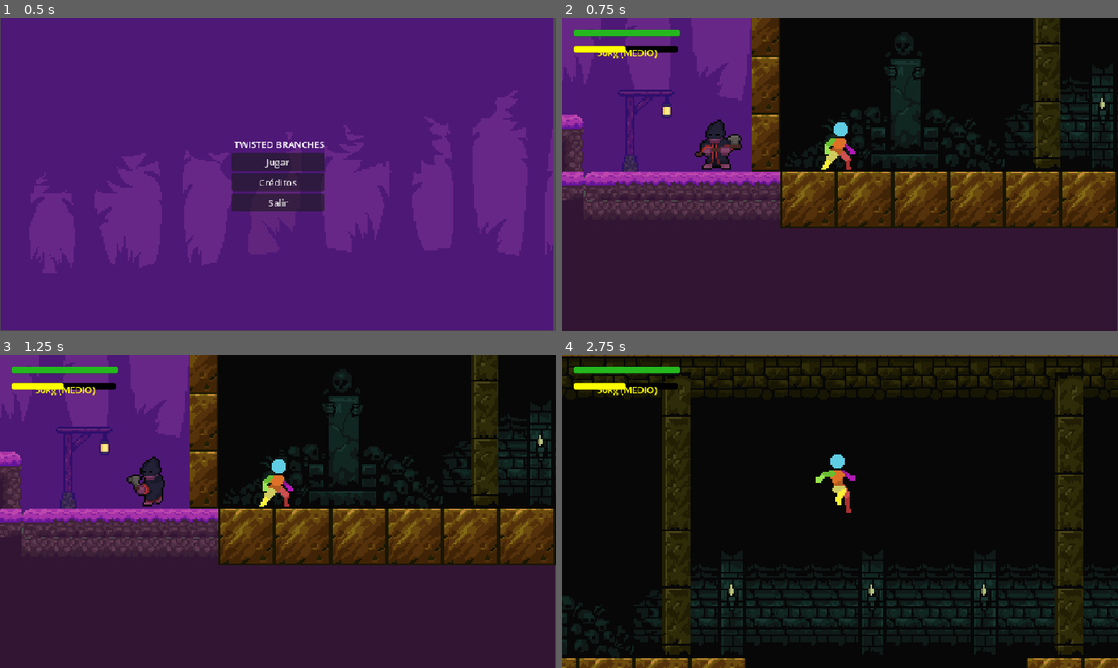
Above: before the commit, frames 1-4 (two rows, left to right).
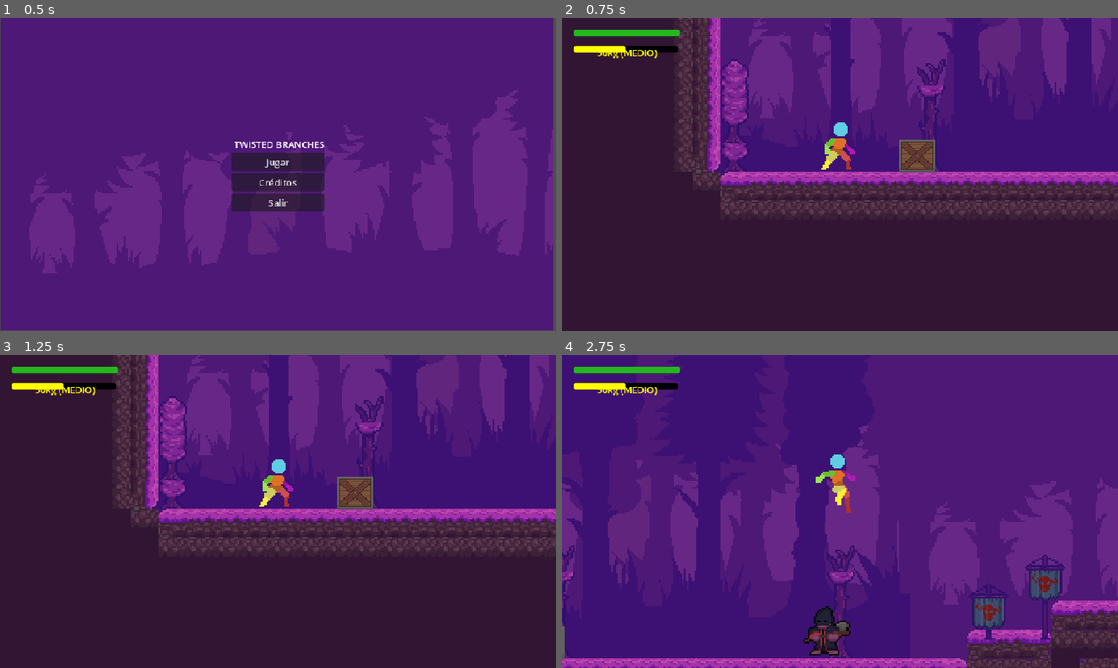
Above: after the commit, the same moments.

Repository: zeckless/Prime-MICh
Game: Godot game, scene res://Scenes/MainMenu.tscn
The game is run twice, just before and just after one commit, with the same random seed, the same clock (stepped at 60 frames per second) and the same inputs.
Inputs:
- Up to frame 1 (0.5 s): no input
- Up to frame 2 (0.75 s): click "Jugar" at 0.5 s
- Up to frame 3 (1.25 s): no input
- Up to frame 4 (2.75 s): tap Enter (ui_accept) at 1.25, 1.52, 2.27 s; hold Q (decrease_weight) 1.28-2.03 s; hold Right (ui_right) from 1.28 s (still down); tap E (increase_weight) at 2.1 s

Frame 1 is identical in both runs. In frame 2, 60% of the frame differs, in the area x 0-100%, y 0-100%; in frame 3, 60%; in frame 4, 98%.

Commit message:
Añadido sistema de victoria y derrota: - Pantalla de Game Over cuando muere el jugador - Zona de victoria con peso específico - Escena de victoria con opciones de siguiente nivel y menú principal - Removida transición automática a créditos

Diff:
--- /dev/null
+++ b/Scenes/game_over.tscn
@@ -0,0 +1,42 @@
+[gd_scene load_steps=3 format=3]
+
+[ext_resource type="Script" path="res://Scripts/game_over.gd" id="1_1"]
+
+[node name="GameOver" type="CanvasLayer"]
+process_mode = 3
+script = ExtResource("1_1")
+
+[node name="ColorRect" type="ColorRect" parent="."]
+anchors_preset = 15
+anchor_right = 1.0
+anchor_bottom = 1.0
+grow_horizontal = 2
+grow_vertical = 2
+color = Color(0, 0, 0, 0.588235)
+
+[node name="CenterContainer" type="CenterContainer" parent="."]
+anchors_preset = 15
+anchor_right = 1.0
+anchor_bottom = 1.0
+grow_horizontal = 2
+grow_vertical = 2
+
+[node name="VBoxContainer" type="VBoxContainer" parent="CenterContainer"]
+layout_mode = 2
+theme_override_constants/separation = 20
+
+[node name="Label" type="Label" parent="CenterContainer/VBoxContainer"]
+layout_mode = 2
+theme_override_font_sizes/font_size = 64
+text = "DERROTA!"
+horizontal_alignment = 1
+
+[node name="RestartButton" type="Button" parent="CenterContainer/VBoxContainer"]
+custom_minimum_size = Vector2(200, 50)
+layout_mode = 2
+text = "Reintentar"
+
+[node name="MenuButton" type="Button" parent="CenterContainer/VBoxContainer"]
+custom_minimum_size = Vector2(200, 50)
+layout_mode = 2
+text = "Menú Principal"
--- a/Scenes/mundo.tscn
+++ b/Scenes/mundo.tscn
@@ -16,6 +16,7 @@
 [ext_resource type="Texture2D" uid="uid://deb4c8qkrnoyh" path="res://Midnight Forest/Midnight Forest/environment/cult decors/skull on pike/skull-on-pike.png" id="11_1bodn"]
 [ext_resource type="Texture2D" uid="uid://c742b73c741v5" path="res://Midnight Forest/Midnight Forest/environment/lantern post/lantern-post.png" id="12_6bs12"]
 [ext_resource type="PackedScene" uid="uid://b5ua0y7siac5v" path="res://Scenes/objeto.tscn" id="13_6bs12"]
+[ext_resource type="PackedScene" path="res://Scenes/victory_zone.tscn" id="17_hppdt"]
 
 [sub_resource type="TileSetAtlasSource" id="TileSetAtlasSource_i8avv"]
 texture = ExtResource("3_qxsm7")
@@ -2050,7 +2051,7 @@
 layer_0/tile_data = PackedInt32Array(15, 7, 1342177281, 131070, 7, 1342177281, 131071, 7, 1342177281, 65536, 7, 1342177 …(23414 unchanged characters)…
 
 [node name="player" parent="." instance=ExtResource("2_uqtxj")]
-position = Vector2(578.0836, 1.1381807)
+position = Vector2(-43.934387, 2.276362)
 scale = Vector2(1.0440896, 1.1070733)
 
 [node name="Camera2D" type="Camera2D" parent="player"]
@@ -2087,3 +2088,6 @@
 position = Vector2(1046.3312, -6.829085)
 scale = Vector2(1.0686681, 1)
 object_weight = 30.0
+
+[node name="VictoryZone" parent="." instance=ExtResource("17_hppdt")]
+position = Vector2(552.64795, -31.869064)
--- a/Scenes/objeto.tscn
+++ b/Scenes/objeto.tscn
@@ -1,6 +1,7 @@
-[gd_scene load_steps=3 format=3 uid="uid://b5ua0y7siac5v"]
+[gd_scene load_steps=4 format=3 uid="uid://b5ua0y7siac5v"]
 
 [ext_resource type="Script" uid="uid://codsvus0lp3bp" path="res://Scripts/interactable_object.gd" id="1_af1u0"]
+[ext_resource type="Texture2D" uid="uid://bh1a5uibpgfqy" path="res://Midnight Forest/Midnight Forest/characters/explorer/Castle assets.png" id="2_kg1ua"]
 
 [sub_resource type="RectangleShape2D" id="RectangleShape2D_kg1ua"]
 size = Vector2(18, 16)
@@ -12,8 +13,17 @@
 shape = SubResource("RectangleShape2D_kg1ua")
 
 [node name="ColorRect" type="ColorRect" parent="."]
+visible = false
 offset_left = -9.0
 offset_top = -8.0
 offset_right = 9.0
 offset_bottom = 8.0
 color = Color(0, 0.5034482, 0.8423124, 1)
+
+[node name="CastleAssets" type="Sprite2D" parent="."]
+position = Vector2(4.7683716e-07, -6.854534e-07)
+scale = Vector2(0.5625, 0.5)
+texture = ExtResource("2_kg1ua")
+hframes = 10
+vframes = 11
+frame = 40
--- /dev/null
+++ b/Scenes/victory.tscn
@@ -0,0 +1,42 @@
+[gd_scene load_steps=3 format=3]
+
+[ext_resource type="Script" path="res://Scripts/victory.gd" id="1_1"]
+
+[node name="Victory" type="CanvasLayer"]
+process_mode = 3
+script = ExtResource("1_1")
+
+[node name="ColorRect" type="ColorRect" parent="."]
+anchors_preset = 15
+anchor_right = 1.0
+anchor_bottom = 1.0
+grow_horizontal = 2
+grow_vertical = 2
+color = Color(0, 0.435294, 0, 0.588235)
+
+[node name="CenterContainer" type="CenterContainer" parent="."]
+anchors_preset = 15
+anchor_right = 1.0
+anchor_bottom = 1.0
+grow_horizontal = 2
+grow_vertical = 2
+
+[node name="VBoxContainer" type="VBoxContainer" parent="CenterContainer"]
+layout_mode = 2
+theme_override_constants/separation = 20
+
+[node name="Label" type="Label" parent="CenterContainer/VBoxContainer"]
+layout_mode = 2
+theme_override_font_sizes/font_size = 64
+text = "¡Victoria!"
+horizontal_alignment = 1
+
+[node name="NextLevelButton" type="Button" parent="CenterContainer/VBoxContainer"]
+custom_minimum_size = Vector2(200, 50)
+layout_mode = 2
+text = "Siguiente Nivel"
+
+[node name="MenuButton" type="Button" parent="CenterContainer/VBoxContainer"]
+custom_minimum_size = Vector2(200, 50)
+layout_mode = 2
+text = "Menú Principal"
--- /dev/null
+++ b/Scenes/victory_zone.tscn
@@ -0,0 +1,30 @@
+[gd_scene load_steps=3 format=3]
+
+[ext_resource type="Script" path="res://Scripts/victory_zone.gd" id="1_1"]
+
+[sub_resource type="RectangleShape2D" id="RectangleShape2D_1"]
+size = Vector2(64, 64)
+
+[node name="VictoryZone" type="Area2D"]
+collision_layer = 1
+collision_mask = 1
+monitorable = true
+script = ExtResource("1_1")
+
+[node name="CollisionShape2D" type="CollisionShape2D" parent="."]
+shape = SubResource("RectangleShape2D_1")
+
+[node name="ColorRect" type="ColorRect" parent="."]
+offset_left = -32.0
+offset_top = -32.0
+offset_right = 32.0
+offset_bottom = 32.0
+color = Color(0.823529, 0.705882, 0, 0.392157)
+
+[node name="Label" type="Label" parent="."]
+offset_left = -48.0
+offset_top = -48.0
+offset_right = 48.0
+offset_bottom = -33.0
+text = "Meta"
+horizontal_alignment = 1
--- /dev/null
+++ b/Scripts/game_over.gd
@@ -0,0 +1,14 @@
+extends CanvasLayer
+
+func _ready():
+	get_tree().paused = true  # Pausar el juego
+	$CenterContainer/VBoxContainer/RestartButton.pressed.connect(_on_restart_pressed)
+	$CenterContainer/VBoxContainer/MenuButton.pressed.connect(_on_menu_pressed)
+
+func _on_restart_pressed():
+	get_tree().paused = false
+	get_tree().reload_current_scene()
+
+func _on_menu_pressed():
+	get_tree().paused = false
+	get_tree().change_scene_to_file("res://Scenes/MainMenu.tscn")
--- a/Scripts/mundo.gd
+++ b/Scripts/mundo.gd
@@ -57,7 +57,5 @@
 	print("- Objeto rojo (peso 80): Él te atrae a ti")
 
 func _process(_delta):
-	if not ending and get_tree().get_nodes_in_group("enemy").size() == 0:
-		ending = true
-		await get_tree().create_timer(2.0).timeout  # Espera 1 segundo
-		get_tree().change_scene_to_file("res://Scenes/creditos.tscn")
+	# Removida la transición automática a créditos
+	pass
--- a/Scripts/player.gd
+++ b/Scripts/player.gd
@@ -128,6 +128,9 @@
 
 # FUNCIÓN LLAMADA CUANDO EL COMPONENTE EMITE LA SEÑAL DE MUERTE
 func _on_died():
+	is_dead = true
+	var game_over_scene = preload("res://Scenes/game_over.tscn").instantiate()
+	add_child(game_over_scene)
 	die()
 
 func flash_damage_effect():
--- /dev/null
+++ b/Scripts/victory.gd
@@ -0,0 +1,19 @@
+extends CanvasLayer
+
+func _ready():
+	get_tree().paused = true
+	$CenterContainer/VBoxContainer/NextLevelButton.pressed.connect(_on_next_level_pressed)
+	$CenterContainer/VBoxContainer/MenuButton.pressed.connect(_on_menu_pressed)
+
+func _on_next_level_pressed():
+	get_tree().paused = false
+	# Limpiar la escena actual
+	queue_free()
+	# Aquí puedes cargar el siguiente nivel
+	get_tree().change_scene_to_file("res://Scenes/mundo.tscn")
+
+func _on_menu_pressed():
+	get_tree().paused = false
+	# Limpiar la escena actual
+	queue_free()
+	get_tree().change_scene_to_file("res://Scenes/MainMenu.tscn")
--- /dev/null
+++ b/Scripts/victory_zone.gd
@@ -0,0 +1,65 @@
+extends Area2D
+
+@export var required_weight = 50.0  # Peso requerido para ganar
+@export var weight_tolerance = 5.0  # Margen de error permitido
+
+func _ready():
+	# Conectar la señal de colisión
+	body_entered.connect(_on_body_entered)
+	print("✅ VictoryZone iniciada - Esperando jugador con peso ", required_weight, "kg (±", weight_tolerance, "kg)")
+
+	# Verificar la configuración de colisiones
+	print("🎯 Configuración de colisiones:")
+	print("- Collision Layer: ", collision_layer)
+	print("- Collision Mask: ", collision_mask)
+
+func _physics_process(_delta):
+	# Verificación constante de objetos cercanos
+	var overlapping = get_overlapping_bodies()
+	if overlapping.size() > 0:
+		print("🔍 Objetos en la zona: ", overlapping.size())
+		for body in overlapping:
+			print("- ", body.name, " (grupos: ", body.get_groups(), ")")
+
+func _on_body_entered(body):
+	print("⚡ Algo entró en la zona de victoria: ", body.name)
+
+	# Verificar si es el jugador
+	if not body.is_in_group("player"):
+		print("❌ No es el jugador")
+		return
+
+	# Verificar componente de peso
+	var weight_component = body.get_node_or_null("WeightComponent")
+	if not weight_component:
+		print("❌ El objeto no tiene componente de peso")
+		return
+
+	# Verificar el peso
+	var current_weight = weight_component.weight
+	print("⚖️ Peso actual: ", current_weight, "kg vs requerido: ", required_weight, "kg")
+
+	if abs(current_weight - required_weight) <= weight_tolerance:
+		print("🏆 ¡PESO CORRECTO! Mostrando victoria")
+		call_deferred("show_victory")
+	else:
+		print("❌ Peso incorrecto - Diferencia: ", abs(current_weight - required_weight), "kg")
+
+func show_victory():
+	print("🎮 Cargando escena de victoria...")
+
+	# Verificar si ya existe una escena de victoria
+	for node in get_tree().root.get_children():
+		if node.name.begins_with("Victory"):
+			print("❌ Ya existe una escena de victoria")
+			return
+
+	# Crear la escena de victoria
+	var victory_scene = load("res://Scenes/victory.tscn").instantiate()
+
+	# Desactivar la zona de victoria para evitar múltiples activaciones
+	set_deferred("monitoring", false)
+
+	# Añadir la escena
+	get_tree().root.add_child(victory_scene)
+	print("✨ Victoria mostrada correctamente")
Not shown, changed: Midnight Forest/Midnight Forest/characters/cult-crossbowman/cult-crossbowman.png.import
Not shown, changed: Midnight Forest/Midnight Forest/characters/cult-knight/cult-knight.png.import
Not shown, changed: Midnight Forest/Midnight Forest/characters/cult-mage/cult-mage.png.import
Not shown, changed: Midnight Forest/Midnight Forest/characters/cultist-executioner/cultist-executioner.png.import
Not shown, changed: Midnight Forest/Midnight Forest/characters/cultist/cultist.png.import
Binary file added: Midnight Forest/Midnight Forest/characters/explorer/Castle assets.png
Not shown, added: Midnight Forest/Midnight Forest/characters/explorer/Castle assets.png.import
Not shown, changed: Midnight Forest/Midnight Forest/characters/explorer/explorer.png.import
Not shown, changed: Midnight Forest/Midnight Forest/characters/high-cultist/high-cultist.png.import
Not shown, changed: Midnight Forest/Midnight Forest/environment/background/background-layer-1.png.import
Not shown, changed: Midnight Forest/Midnight Forest/environment/background/background-layer-2.png.import
Not shown, changed: Midnight Forest/Midnight Forest/environment/background/background-layer-3.png.import
(and 116 more such lines)
